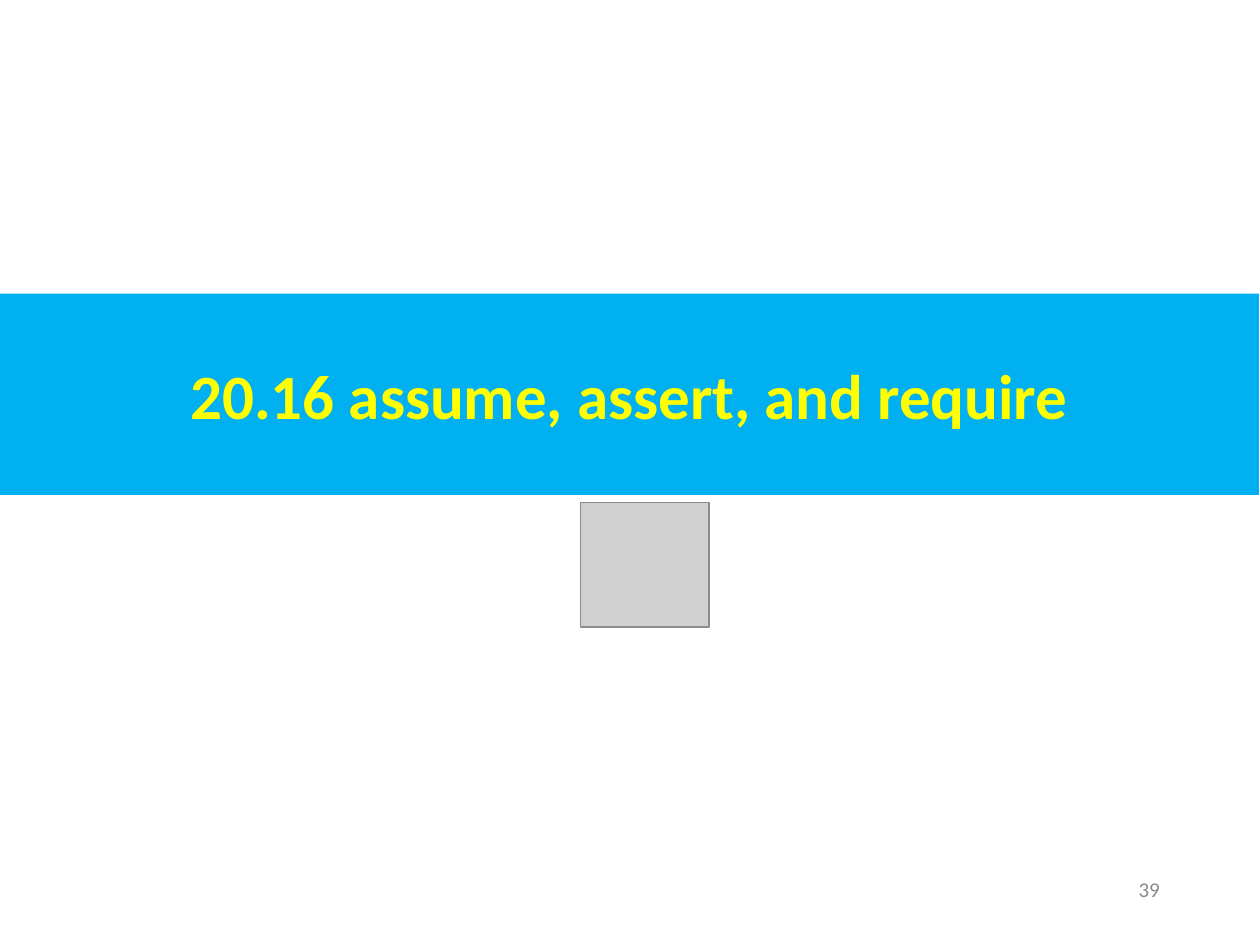
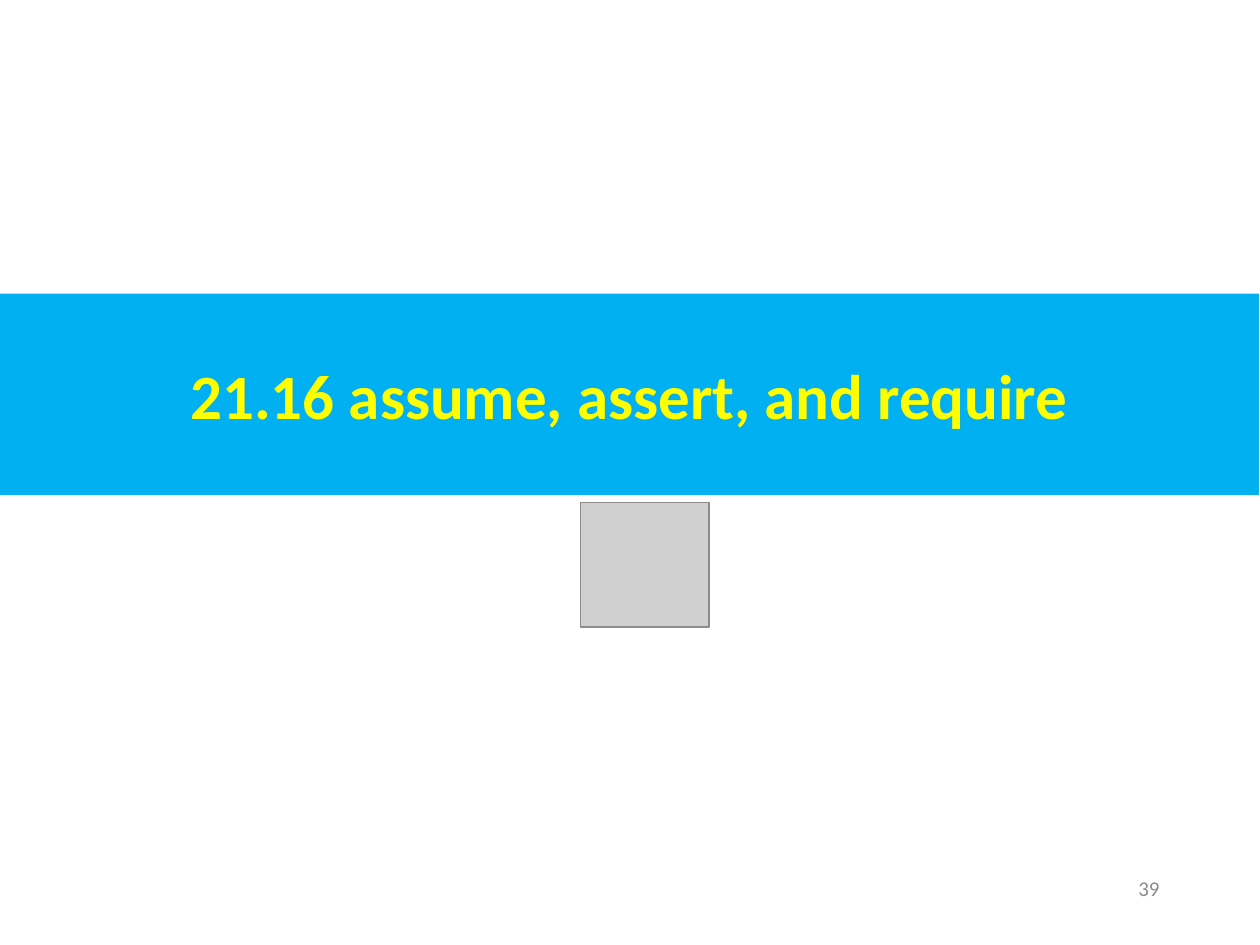
Before and after one commit to peterhchen/AIU_CS800_Chisel, a slide deck: slide 39 of 500_UCSC_HWD/021_FIRRTL/000_Video/021.FIRRTL.ppt. Drawn at 1260x945 pixels with LibreOffice and Linux fonts; fonts in the diff are those of the drawing; grey boxes stand for pictures. Boxes give left, top, right and bottom in pixels: in the first picture for what was removed or moved away, otherwise in the second. Text is boxed around its words. In the diff, an @@ line names an element or a change of style, - is before the commit and + after.

```diff
--- a/500_UCSC_HWD/021_FIRRTL/000_Video/021.FIRRTL.ppt
+++ b/500_UCSC_HWD/021_FIRRTL/000_Video/021.FIRRTL.ppt
@@ text in rectangle at bbox=[190, 374, 1068, 429]: text changed @@
-20.16 assume, assert, and require
+21.16 assume, assert, and require
```
Also in this commit, not shown: 49 other slides changed.
